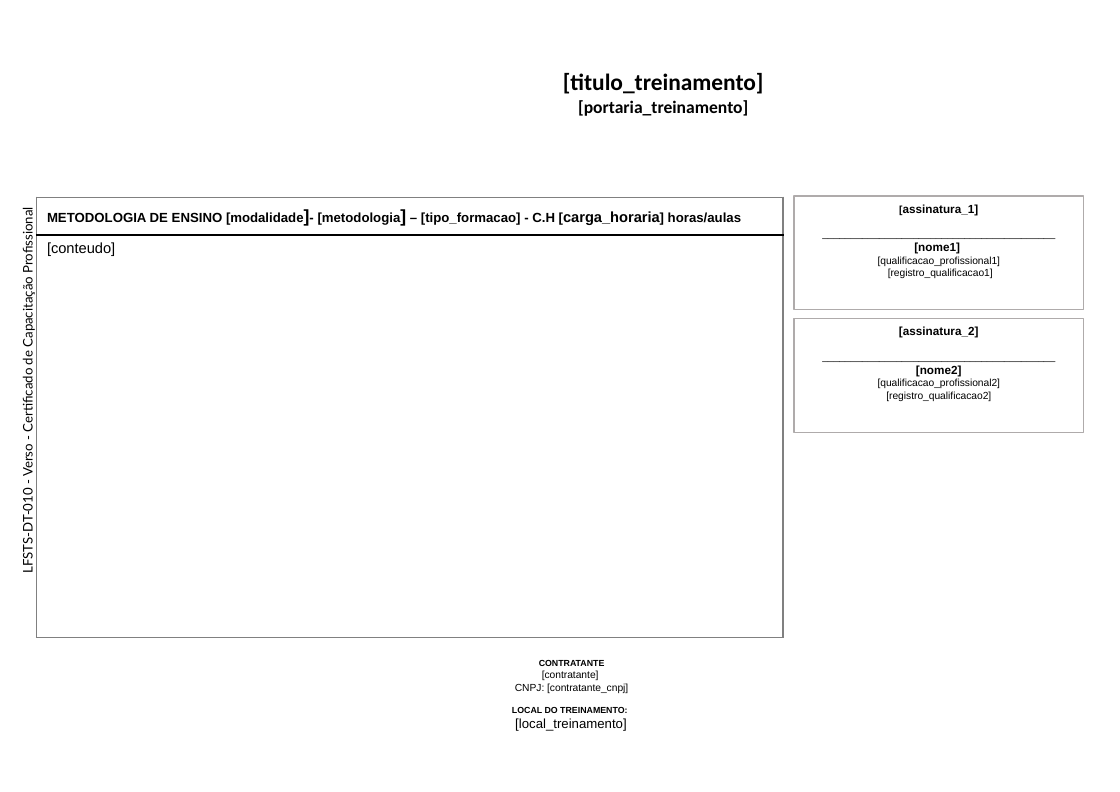
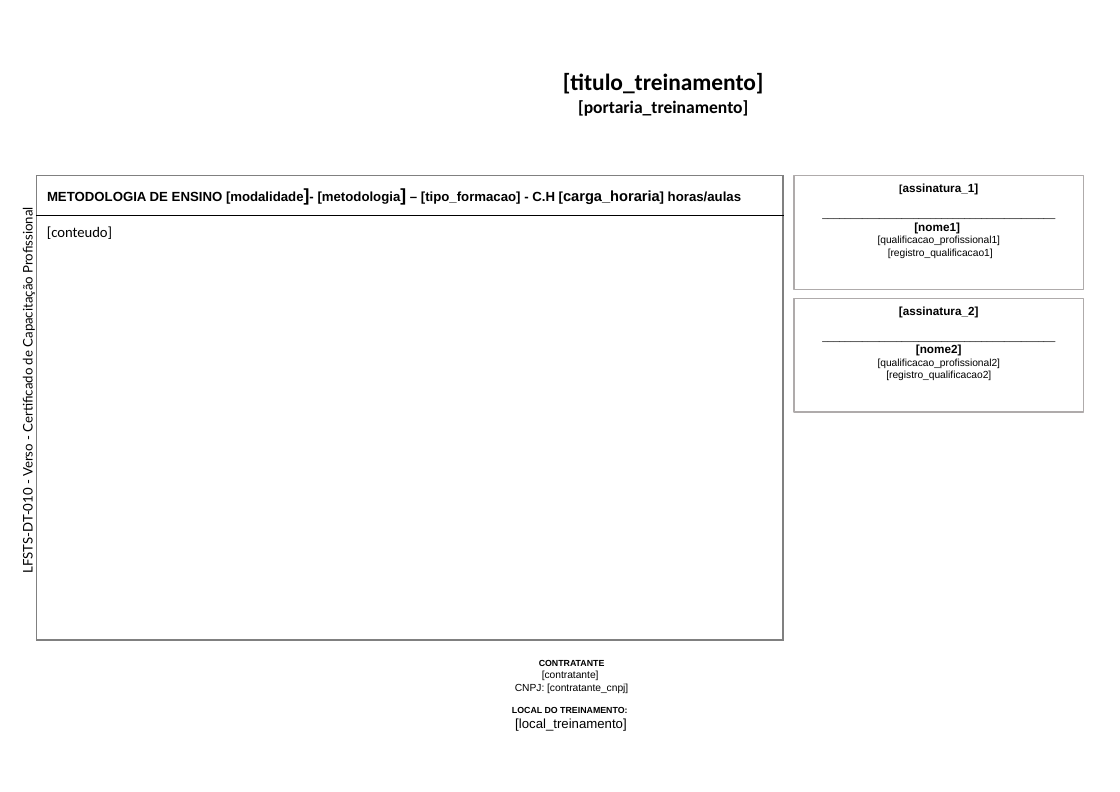
Before and after one commit to Programateca/lfsoares-front, a slide deck: slide 1 of public/templates/verso-2a.pptx. Drawn at 1120x792 pixels with LibreOffice and Linux fonts; fonts in the diff are those of the drawing; background and template pictures are left out. Boxes give left, top, right and bottom in pixels: in the first picture for what was removed or moved away, otherwise in the second. Text is boxed around its words. In the diff, an @@ line names an element or a change of style, - is before the commit and + after.

```diff
--- a/public/templates/verso-2a.pptx
+++ b/public/templates/verso-2a.pptx
@@ table at (37, 175, 783, 640) @@
-row 2, column 1: [conteudo]
+row 2, column 1: 
@@ table: place and size @@
-table at (37, 197, 783, 638)
+table at (37, 175, 783, 640)
@@ rectangle "[assinatura_1]": place and size @@
-rectangle "[assinatura_1]" at (794, 196, 1083, 310)
+rectangle "[assinatura_1]" at (794, 175, 1083, 289)
@@ text added at (47, 226, 112, 239), 10 pt, text #000000 @@
+[conteudo]
@@ rectangle "[assinatura_2]": place and size @@
-rectangle "[assinatura_2]" at (794, 319, 1083, 433)
+rectangle "[assinatura_2]" at (794, 299, 1083, 413)
```
Also in this commit, not shown: 7 other files.
